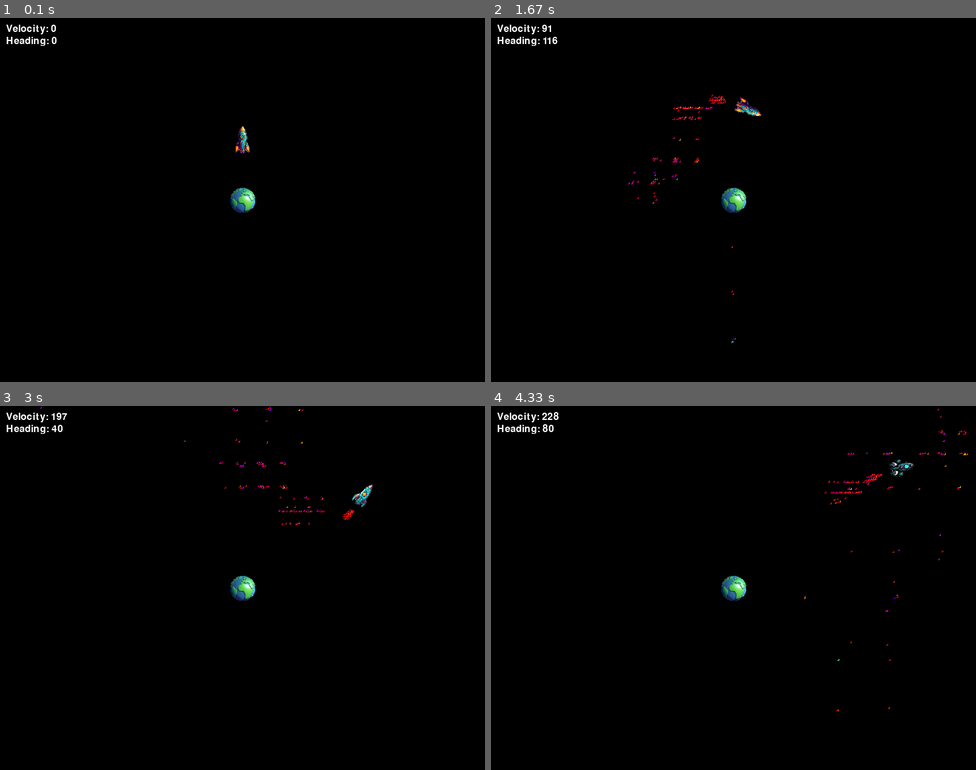
Above: before the commit, frames 1-4 (two rows, left to right).
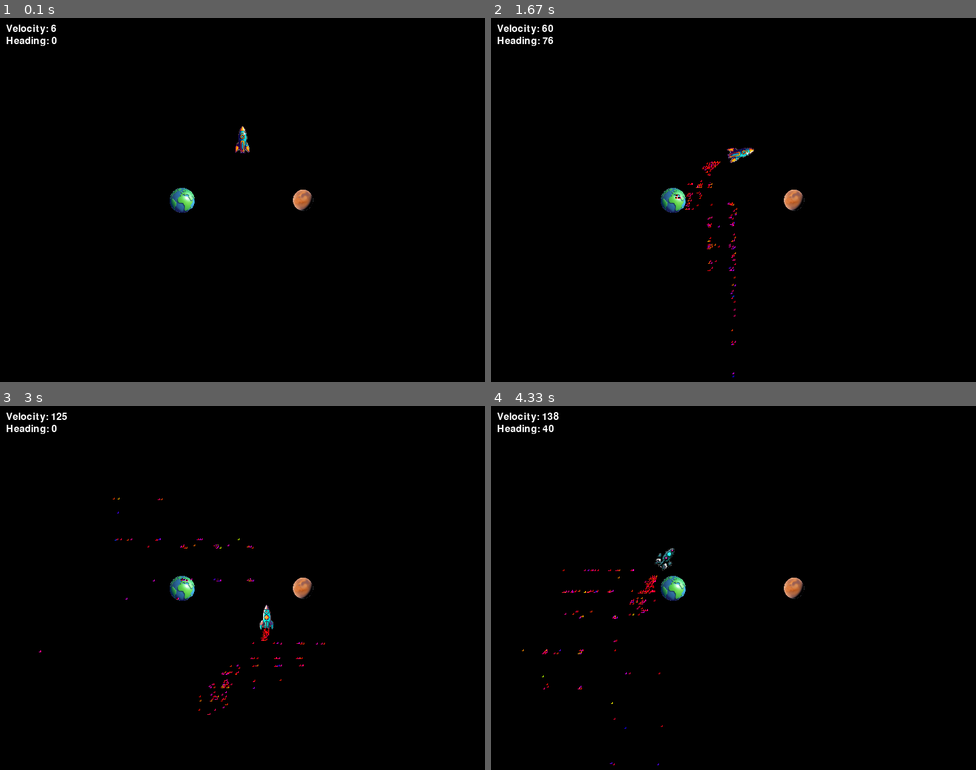
Above: after the commit, the same moments.

Repository: kws/pygame_rocket
Game: pygame game, started from pygame_rocket/__main__.py
The game is run twice, just before and just after one commit, with the same random seed, the same clock (stepped at 60 frames per second) and the same inputs.
Inputs:
- Up to frame 1 (0.1 s): no input
- Up to frame 2 (1.67 s): tap Space at 0.33, 1.07, 1.37, 1.57 s; tap H at 0.67 s; hold Right 1-1.47 s; hold Right from 1.5 s (still down)
- Up to frame 3 (3 s): tap Space at 1.87, 2.07, 2.37, 2.63, 2.93 s; release Right at 1.97 s; hold Left 2-2.53 s; tap S at 2.15 s; hold Left 2.57-2.97 s
- Up to frame 4 (4.33 s): hold Right 3-3.63 s; tap Space at 3.07, 3.37, 3.73, 4.03, 4.23 s; hold Left 3.67-4.13 s; tap S at 3.82 s; hold Right from 4.17 s (still down)

The runs differ from the first frame. In frame 1, 0.7% of the frame differs, in the area x 10-65%, y 1-54%; in frame 2, 1.3%, in the area x 10-65%, y 1-99%; in frame 3, 1.3%; in frame 4, 1.3%.

Commit message:
Add gravity

Diff:
--- /dev/null
+++ b/pygame_rocket/gravity.py
@@ -0,0 +1,27 @@
+import pygame
+
+class GravityGroup(pygame.sprite.Group):
+
+    @property
+    def all_com(self):
+        """
+        Returns the centre of mass of all sprites in the group with a 'mass' attribute.
+        """
+        for s in self.sprites():
+            if hasattr(s, "mass"):
+                yield (*s.rect.center, s.mass)
+
+    @property
+    def centre_of_mass(self):
+        """
+        Calculates the combined centre of mass for the whole system.
+        """
+        coms = list(self.all_com)
+        total_mass = sum(m for *_, m in coms)
+        if total_mass == 0:
+            return pygame.math.Vector2(0, 0)
+        return (
+            sum(x * m for x, _, m in coms) / total_mass,
+            sum(y * m for _, y, m in coms) / total_mass,
+            total_mass
+        )
--- a/pygame_rocket/main_loop.py
+++ b/pygame_rocket/main_loop.py
@@ -2,6 +2,7 @@
 import pygame
 from .planet import Planet
 from .rocket import Rocket
+from .gravity import GravityGroup
 from . import sprites
 
 WIDTH = 800
@@ -24,11 +25,16 @@
 cx, cy = WIDTH // 2, HEIGHT // 2
 
 all_rocket_images = [sprites.ship_1, sprites.ship_2, sprites.ship_3]
-rocket = Rocket((cx, cy - 100), image_path=all_rocket_images[-1])
-planet = Planet((cx, cy))
 
-all_sprites = pygame.sprite.Group([planet, rocket])
-rocket.particle_group = all_sprites
+# We create a smaller group for gravity so we don't have to loop over all the massless particles
+gravity_sprites = GravityGroup()
+gravity_sprites.add(Planet((cx-100, cy), mass=100))
+gravity_sprites.add(Planet((cx+100, cy), mass=100, image_path=sprites.planet_2))
+
+all_sprites = pygame.sprite.Group(gravity_sprites)
+rocket = Rocket((cx, cy - 100), image_path=all_rocket_images[-1], particle_group=all_sprites, mode="wrap")
+all_sprites.add(rocket)
+
 
 # Game loop
 def main():
@@ -61,7 +67,7 @@
         if keys[pygame.K_q]:
             running = False
 
-        all_sprites.update(dt=dt, screen_dimensions=(0, 0, WIDTH, HEIGHT))
+        all_sprites.update(dt=dt, screen_dimensions=(0, 0, WIDTH, HEIGHT), gravity_sprites=gravity_sprites)
 
         screen.fill((0,0,0))
         all_sprites.draw(screen)
--- a/pygame_rocket/planet.py
+++ b/pygame_rocket/planet.py
@@ -3,7 +3,7 @@
 
 class Planet(pygame.sprite.Sprite):
 
-    def __init__(self, pos=(0, 0)):
+    def __init__(self, pos=(0, 0), mass=None, image_path=planet_1):
 
        # Call the parent class (Sprite) constructor
        super().__init__()
@@ -11,6 +11,9 @@
        # Make sure objects are of the right type
        self.pos = pygame.math.Vector2(pos)
 
-       self.image = pygame.image.load(planet_1).convert_alpha()
+       self.image = pygame.image.load(image_path).convert_alpha()
        self.rect = self.image.get_rect()
        self.rect.center = self.pos
+
+       if mass:
+           self.mass = mass
--- a/pygame_rocket/rocket.py
+++ b/pygame_rocket/rocket.py
@@ -1,4 +1,5 @@
 import random
+from typing import Literal
 import pygame
 from .sprites import ship_1
 
@@ -27,13 +28,14 @@
         self.age += dt
         if self.age > self.life_span:
             self.kill()
-        else:
-            self.rect.center = self.rect.center + self.velocity * dt
-            h, s, v, a = self.color.hsva
-            h += random.randrange(-10, 10)
-            self.color.hsva = (h % 360, s, v, a)
-            self.image.fill((0, 0, 0, 255))
-            pygame.draw.circle(self.image, self.color, (1, 1), 3, 2)
+            return
+
+        self.rect.center = self.rect.center + self.velocity * dt
+        h, s, v, a = self.color.hsva
+        h += random.randrange(-10, 10)
+        self.color.hsva = (h % 360, s, v, a)
+        self.image.fill((0, 0, 0, 255))
+        pygame.draw.circle(self.image, self.color, (1, 1), 3, 2)
 
 
 
@@ -46,6 +48,7 @@
             direction: float = 0,
             image_path = ship_1,
             particle_group = None,
+            mode: Literal["bounce", "wrap"] = "bounce"
         ):
 
        # Call the parent class (Sprite) constructor
@@ -58,6 +61,7 @@
        self.image = None
        self.particle_group = particle_group
        self.auto_pilot = False
+       self.mode = mode
 
        self.set_image(image_path)
 
@@ -70,16 +74,82 @@
         return pygame.math.Vector2(0,1).rotate(self._direction)
 
 
-    def update(self, *args, dt=0, screen_dimensions=None, **kwargs):
+    def update(self, *args, dt=0, screen_dimensions=None, gravity_sprites=None, **kwargs):
         assert screen_dimensions, "screen_dimensions is required"
 
+        # Bounce off the walls
+        if self.mode == "bounce":
+            self.check_bounce(screen_dimensions)
+        elif self.mode == "wrap":
+            self.check_wrap(screen_dimensions)
+
+        # Add a velocity component from gravity
+        if gravity_sprites:
+            for x, y, mass in gravity_sprites.all_com:
+                gravity_vector = pygame.math.Vector2(x, y) - self.pos
+                gravity_vector = gravity_vector.normalize() * mass / gravity_vector.length_squared()
+                gravity_vector = gravity_vector * dt * 0.01
+                if gravity_vector.length() > 1:
+                    gravity_vector = gravity_vector.normalize()
+                self.velocity += gravity_vector
+
+        if self.auto_pilot:
+            self.auto_pilot_update()
+
+        self.pos += self.velocity * dt
+
+        if self.image is None:
+            self.image = pygame.transform.rotate(self._original_image, -self._direction)
+            self.rect = self.image.get_rect()
+
+        self.rect.center = self.pos
+
+    def check_bounce(self, screen_dimensions):
+        screen_x_min, screen_y_min, screen_x_max, screen_y_max = screen_dimensions
+
+        if self.pos.y < screen_y_min:
+            self.pos.y = screen_y_min
+            self.velocity.y = abs(self.velocity.y)
+        elif self.pos.y > screen_y_max:
+            self.pos.y = screen_y_max
+            self.velocity.y = -abs(self.velocity.y)
+
+        if self.pos.x < screen_x_min:
+            self.pos.x = screen_x_min
+            self.velocity.x = abs(self.velocity.x)
+        elif self.pos.x > screen_x_max:
+            self.pos.x = screen_x_max
+            self.velocity.x = -abs(self.velocity.x)
+
+    def check_wrap(self, screen_dimensions):
+        screen_x_min, screen_y_min, screen_x_max, screen_y_max = screen_dimensions
+
+        if self.pos.y < screen_y_min:
+            self.pos.y = screen_y_max
+        elif self.pos.y > screen_y_max:
+            self.pos.y = screen_y_min
+
+        if self.pos.x < screen_x_min:
+            self.pos.x = screen_x_max
+        elif self.pos.x > screen_x_max:
+            self.pos.x = screen_x_min
+
+    def auto_pilot_update(self):
+        """
+        The autopilot will attempt to keep the rocket stationary.
+
+        It will rotate the rocket to face the direction of travel, and then thrust in that direction.
+
+        If the rocket is moving too fast so it won't have time to turn before hitting the edge of the screen,
+        it will not rotate and instead wait for a more favourable time.
+        """
         v = self.velocity.length()
 
-        if self.auto_pilot and v > 1e-6:
+        if v > 1e-6: # Only run if enabled and we're moving
             aoa = self.velocity.angle_to(self.heading) % 360
 
             # Only rotate if we have a chance of straightening out
-            if v < 0.5 or abs(aoa) <= 180:
+            if self.mode == "wrap" or (v < 0.5 or abs(aoa) <= 180):
                 if aoa < 180:
                     self.rotate(-2)
                 else:
@@ -97,26 +167,6 @@
 
                 self.fire(thrust=thrust_dimension)
 
-        screen_x_min, screen_y_min, screen_x_max, screen_y_max = screen_dimensions
-
-        if self.pos.y < screen_y_min:
-            self.velocity.y = abs(self.velocity.y)
-        elif self.pos.y > screen_y_max:
-            self.velocity.y = -abs(self.velocity.y)
-
-        if self.pos.x < screen_x_min:
-            self.velocity.x = abs(self.velocity.x)
-        elif self.pos.x > screen_x_max:
-            self.velocity.x = -abs(self.velocity.x)
-
-        self.pos += self.velocity * dt
-
-        if self.image is None:
-            self.image = pygame.transform.rotate(self._original_image, -self._direction)
-            self.rect = self.image.get_rect()
-
-        self.rect.center = self.pos
-
     def rotate(self, degrees):
         self._direction += degrees
         self.image = None
--- a/pygame_rocket/sprites/__init__.py
+++ b/pygame_rocket/sprites/__init__.py
@@ -8,5 +8,6 @@
 ship_3 = SPRITE_ROOT / "ship-3.png"
 
 planet_1 = SPRITE_ROOT / "planet-1.png"
+planet_2 = SPRITE_ROOT / "planet-2.png"
 
 __all__ = ["ship_1", "ship_2", "ship_3", "planet_1"]
Binary file added: pygame_rocket/sprites/planet-2.png
